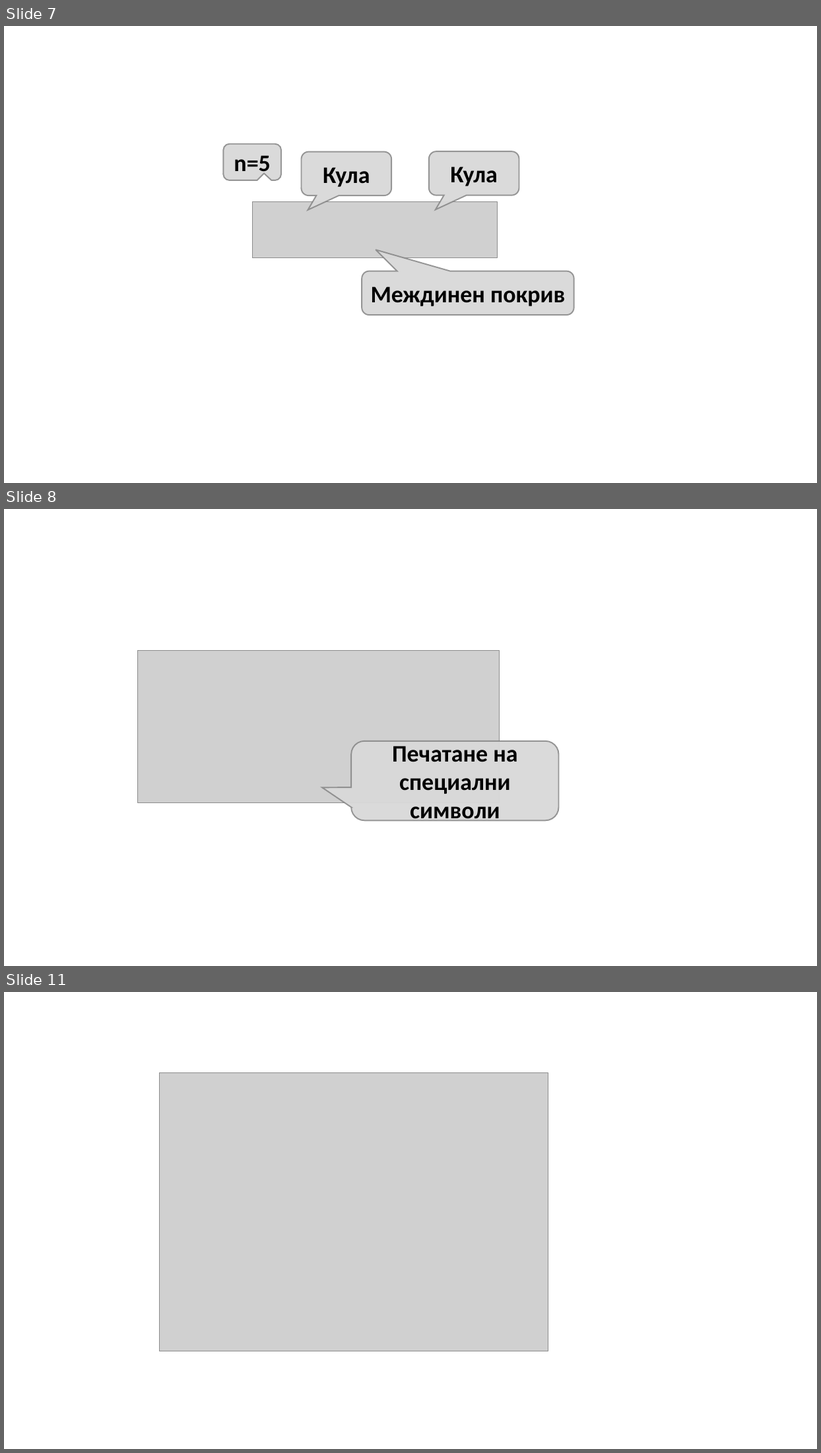
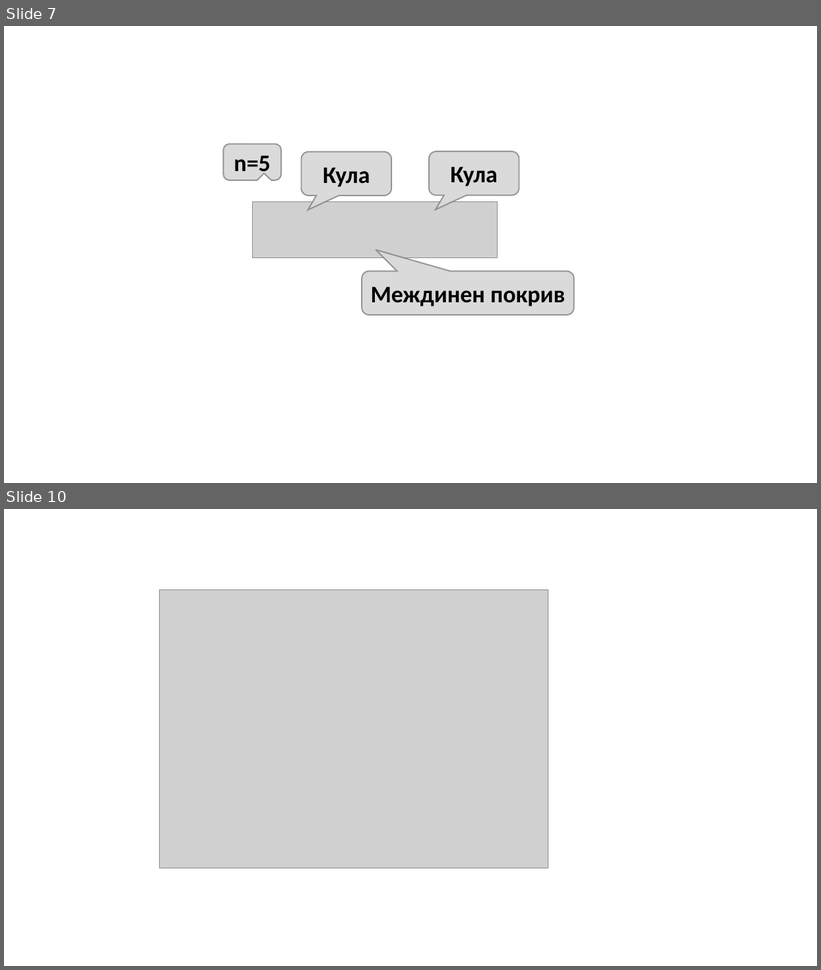
Before and after one commit to SoftUni/Programming-Basics-Book-CSharp-BG, a slide deck: assets/chapter-6-images/chapter-6-images.pptx. Shown one above the other, each under a label of ours: slides 7, 8 and 11 before the commit, slides 7 and 10 after it; the slides between them are not shown. The pictures are 821x1453 and 821x970 pixels, drawn with LibreOffice and Linux fonts; fonts in the diff are those of the drawing; grey boxes stand for pictures. Boxes give left, top, right and bottom in pixels: in the first picture for what was removed or moved away, otherwise in the second. Text is boxed around its words. In the diff, an @@ line names an element or a change of style, - is before the commit and + after.

```diff
--- a/assets/chapter-6-images/chapter-6-images.pptx
+++ b/assets/chapter-6-images/chapter-6-images.pptx
@@ slide 8 removed at (4,509,817,966), background #FFFFFF @@
@@ picture removed at (138,650,500,803) @@
@@ rounded speech box removed at (351,741,558,821) @@
-Печатане на специални символи
@@ what was slide 11 is now slide 10 @@
```
Also in this commit, not shown: 1 slide changed, 1 slide added, 1 other slide removed, 6 other files.
